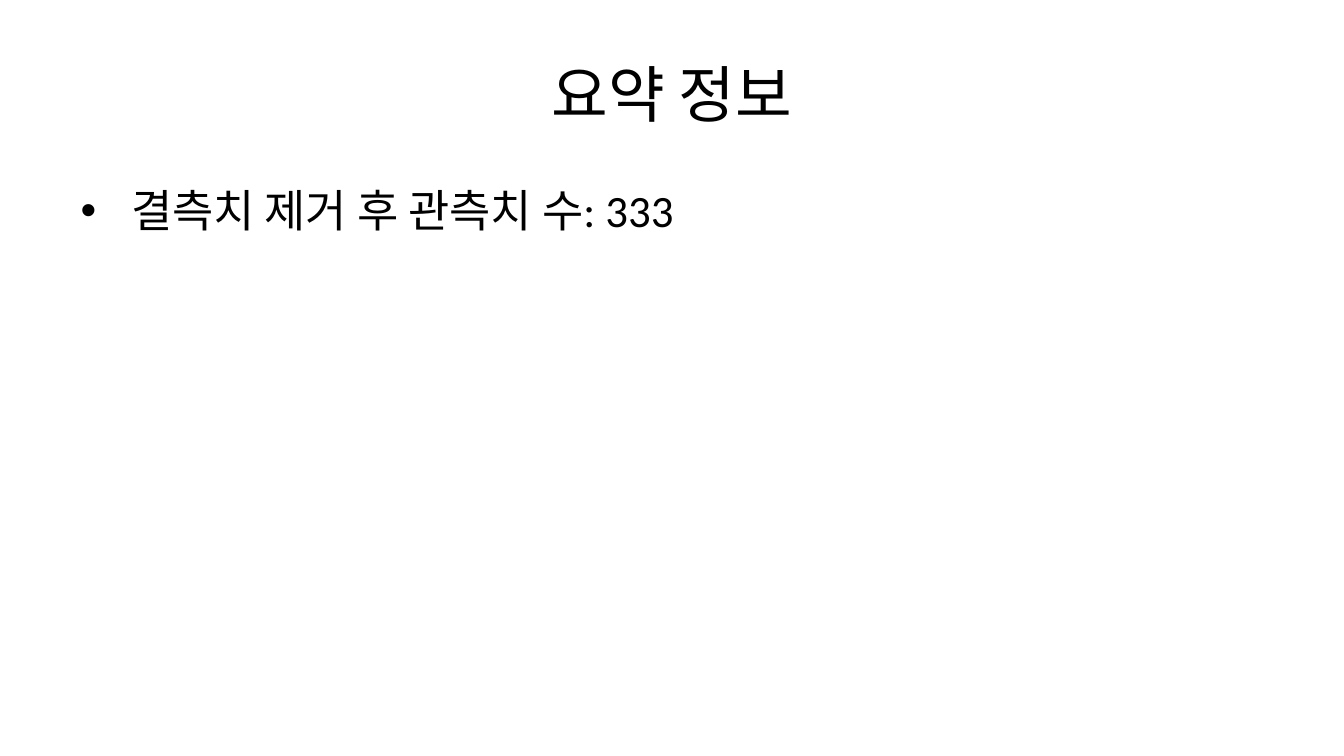
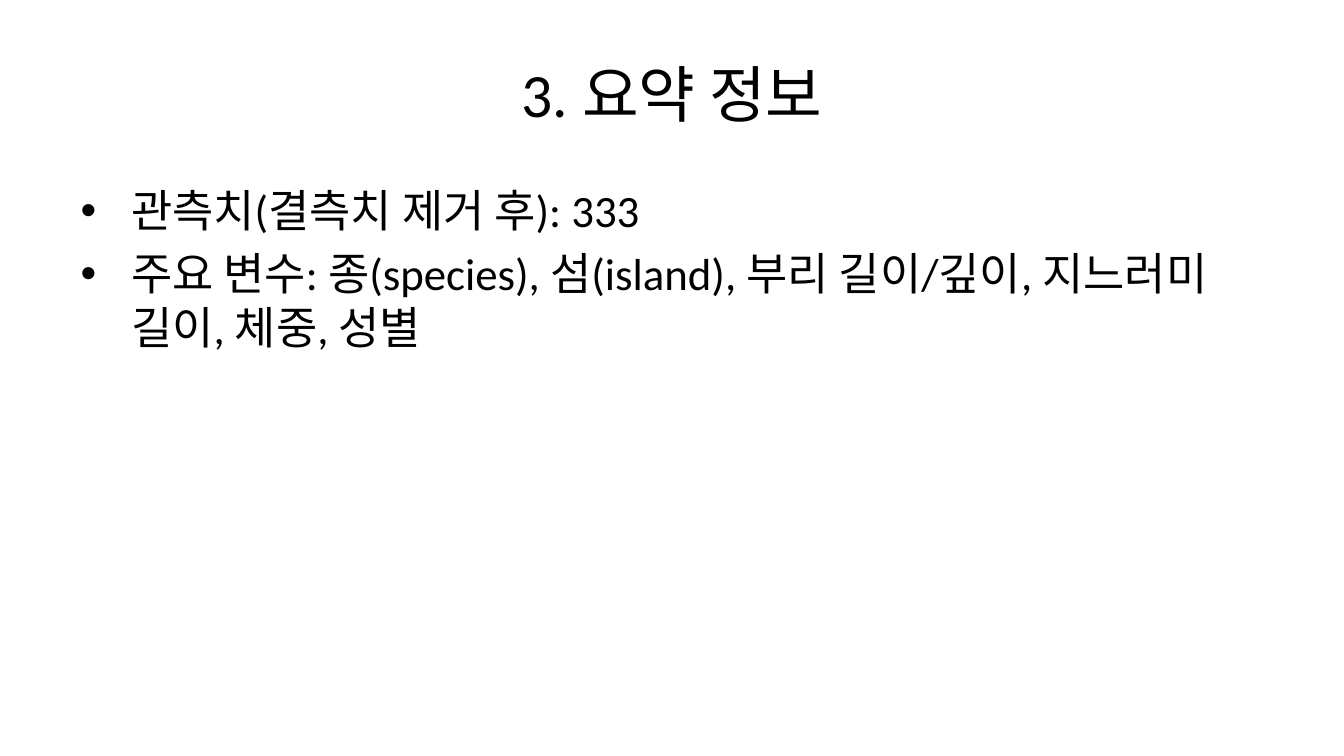
Before and after one commit to urbanrube/ICB_slide, a slide deck: slide 4 of output/slides.pptx. Drawn at 1344x756 pixels with LibreOffice and Linux fonts; fonts in the diff are those of the drawing. Boxes give left, top, right and bottom in pixels: in the first picture for what was removed or moved away, otherwise in the second. Text is boxed around its words. In the diff, an @@ line names an element or a change of style, - is before the commit and + after.

```diff
--- a/output/slides.pptx
+++ b/output/slides.pptx
@@ title at (521, 66, 822, 122): text changed @@
-요약 정보
+3. 요약 정보
@@ text at (131, 189, 1207, 350): text changed @@
-• 결측치 제거 후 관측치 수: 333
+• 관측치(결측치 제거 후): 333
+• 주요 변수: 종(species), 섬(island), 부리 길이/깊이, 지느러미 길이, 체중, 성별
```
Also in this commit, not shown: 22 other slides changed, 3 slides added.
